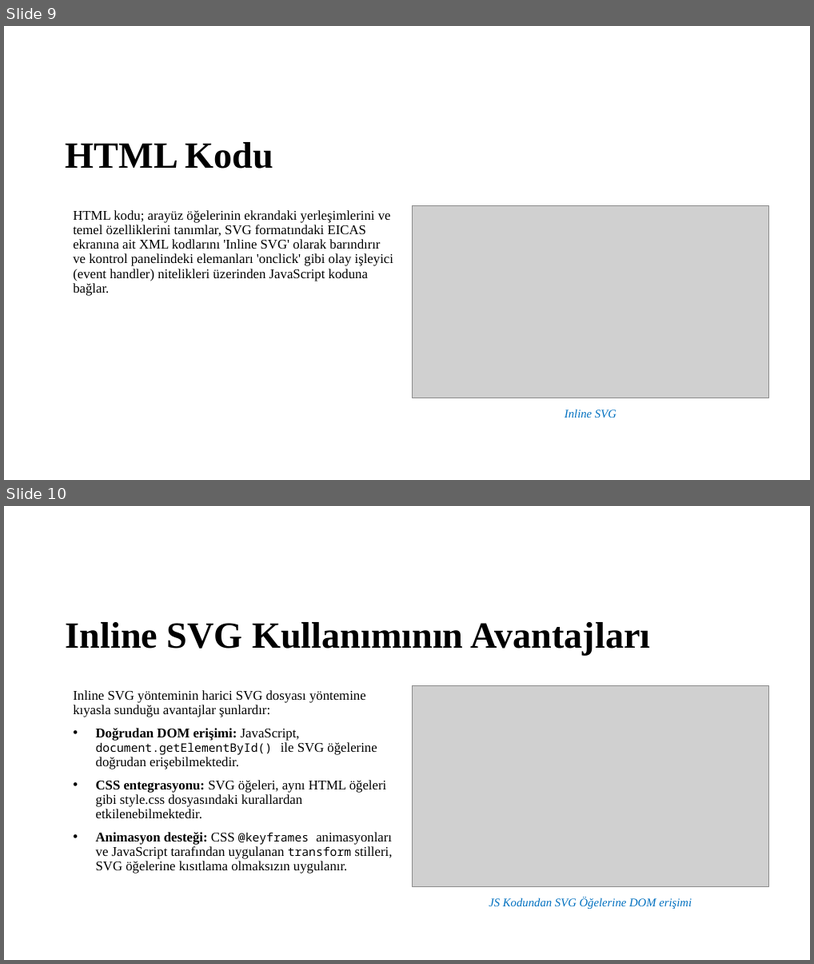
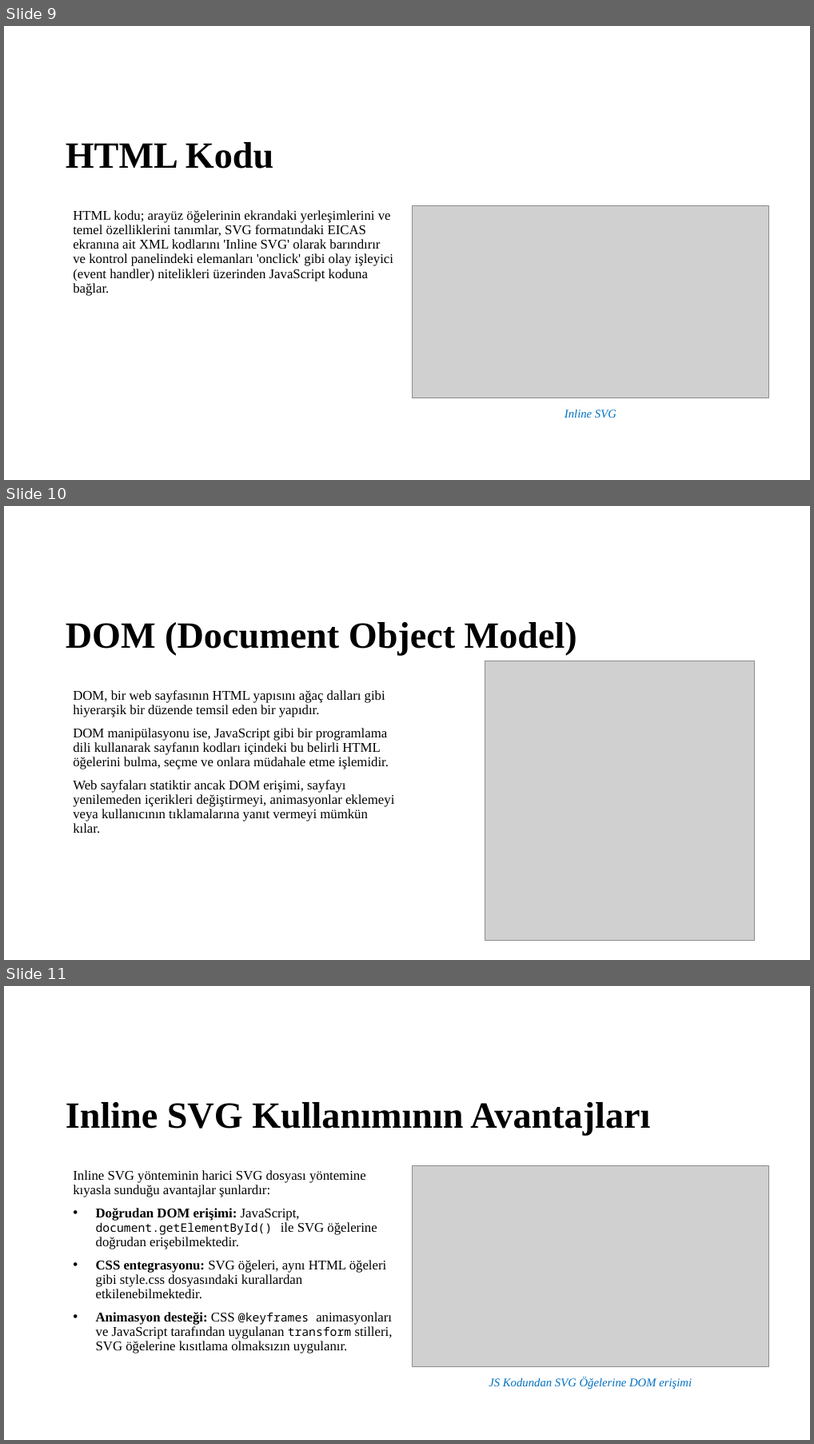
Before and after one commit to acrilot/EICAS_Uygulama, a slide deck: Rapor ve Sunum/Sunum.pptx. Shown one above the other, each under a label of ours: slides 9 and 10 before the commit, slides 9, 10 and 11 after it. The pictures are 814x964 and 814x1444 pixels, drawn with LibreOffice and Linux fonts; fonts in the diff are those of the drawing; grey boxes stand for pictures; background and template pictures are left out. Boxes give left, top, right and bottom in pixels: in the first picture for what was removed or moved away, otherwise in the second. Text is boxed around its words. In the diff, an @@ line names an element or a change of style, - is before the commit and + after.

```diff
--- a/Rapor ve Sunum/Sunum.pptx
+++ b/Rapor ve Sunum/Sunum.pptx
@@ slide 10 added at bbox=[4, 506, 810, 960], background picture (left out) @@
@@ title added at bbox=[66, 622, 578, 656], 44 pt, text #000000, bold @@
+DOM (Document Object Model)
@@ picture added at bbox=[486, 660, 755, 939] @@
@@ text added at bbox=[73, 690, 394, 832], 16 pt, text #000000 @@
+DOM, bir web sayfasının HTML yapısını ağaç dalları gibi hiyerarşik bir düzende temsil eden bir yapıdır.
+DOM manipülasyonu ise, JavaScript gibi bir programlama dili kullanarak sayfanın kodları içindeki bu belirli HTML öğelerini bulma, seçme ve onlara müdahale etme işlemidir.
+Web sayfaları statiktir ancak DOM erişimi, sayfayı yenilemeden içerikleri değiştirmeyi, animasyonlar eklemeyi veya kullanıcının tıklamalarına yanıt vermeyi mümkün kılar.
@@ what was slide 10 is now slide 11 @@
```
Also in this commit, not shown: 1 slide changed, 1 other file.
